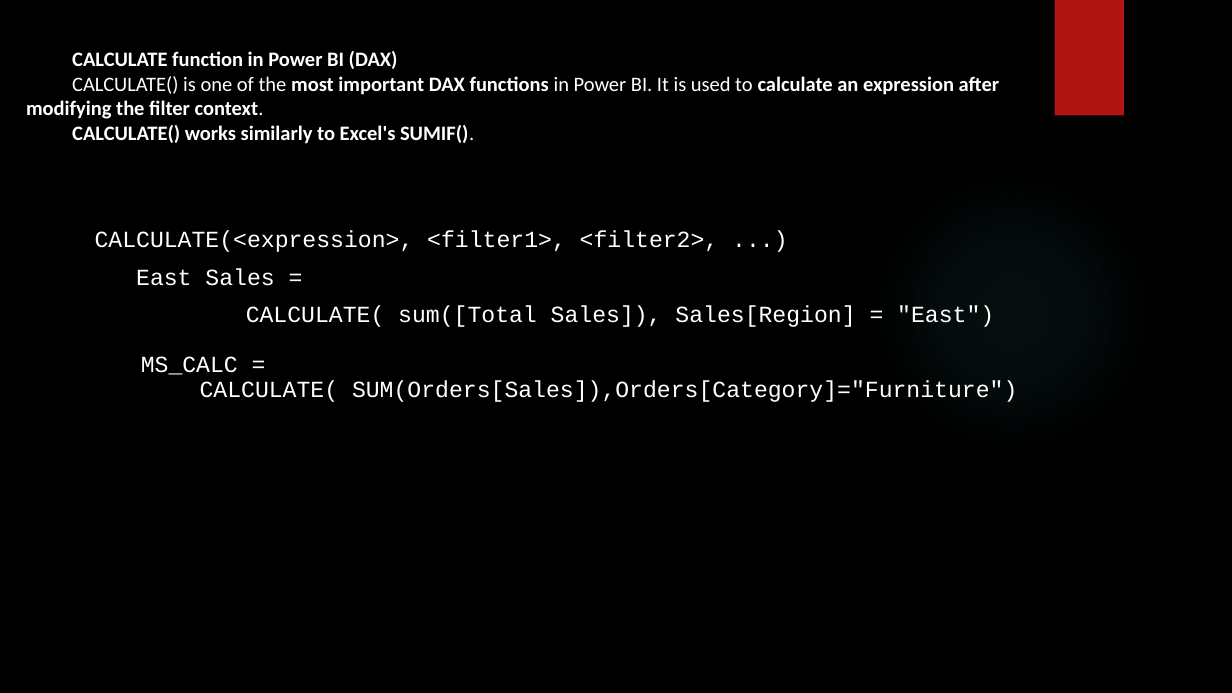
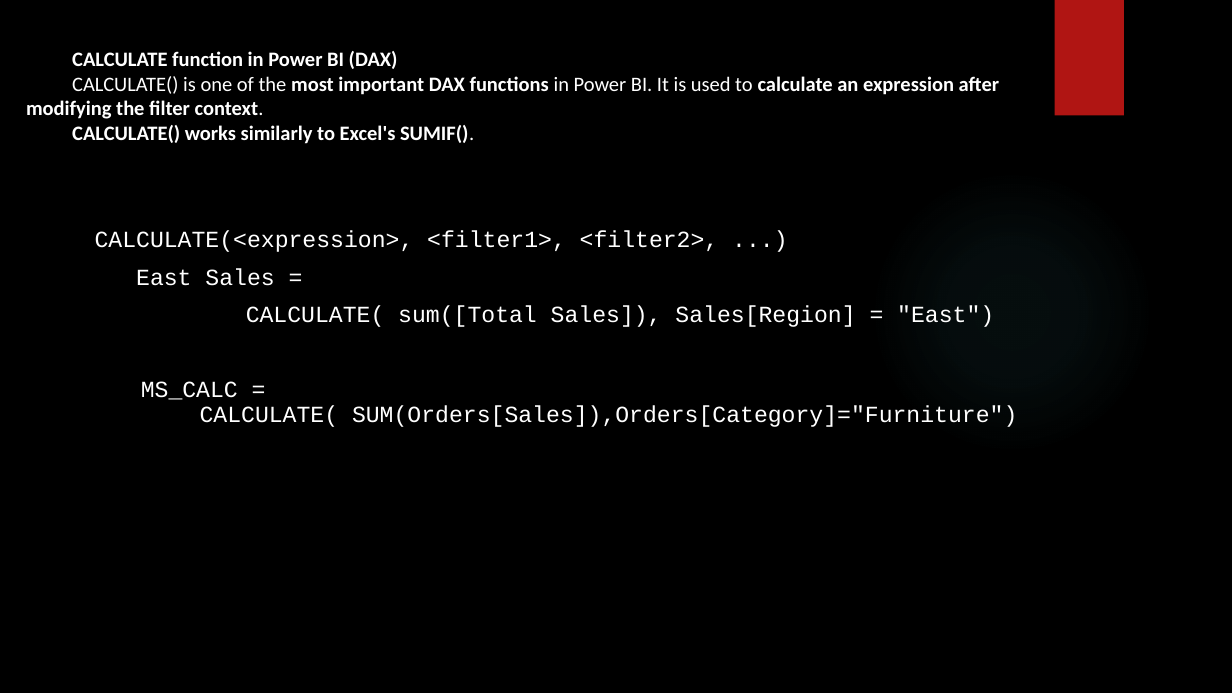
Before and after one commit to SHIVRAJSHINDE/Ethans, a slide deck: slide 10 of 17 18 20/5.Power Bi/5) Dax/Dax.pptx. Drawn at 1232x693 pixels with LibreOffice and Linux fonts; fonts in the diff are those of the drawing; background and template pictures are left out. Boxes give left, top, right and bottom in pixels: in the first picture for what was removed or moved away, otherwise in the second. Text is boxed around its words. In the diff, an @@ line names an element or a change of style, - is before the commit and + after.

```diff
--- a/17 18 20/5.Power Bi/5) Dax/Dax.pptx
+++ b/17 18 20/5.Power Bi/5) Dax/Dax.pptx
@@ text "CALCULATE(<expression>, <filter1>, <filter2>, ...)" rewrapped from <box>95,231,1017,402</box> to <box>95,230,1017,427</box> @@
```
Also in this commit, not shown: 6 other slides changed, 1 slide removed, 18 other files.
